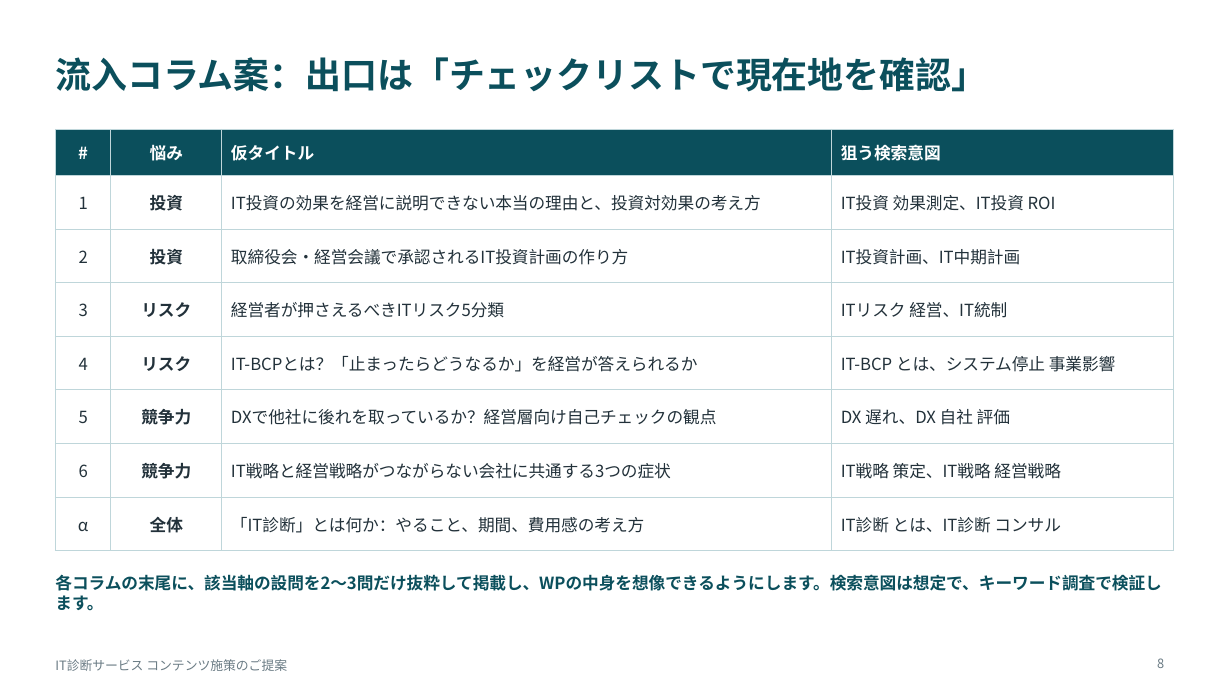
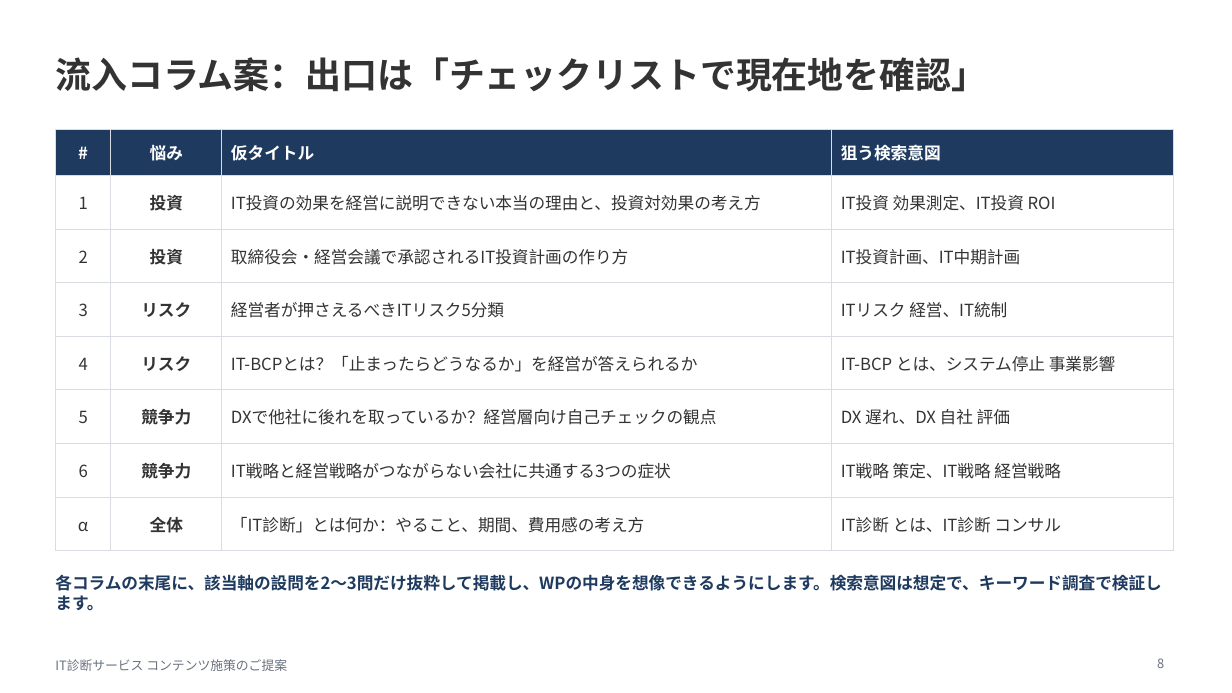
Before and after one commit to yozeki-sss/report, a slide deck: slide 8 of dbj_it_shindan_proposal.pptx. Drawn at 1232x693 pixels with LibreOffice and Linux fonts; fonts in the diff are those of the drawing. Boxes give left, top, right and bottom in pixels: in the first picture for what was removed or moved away, otherwise in the second. Text is boxed around its words. In the diff, an @@ line names an element or a change of style, - is before the commit and + after.

```diff
--- a/dbj_it_shindan_proposal.pptx
+++ b/dbj_it_shindan_proposal.pptx
@@ text "流入コラム案：出口は「チェックリストで現在地を確認」" at [55,57,987,92]: text colour #0B4F5C to #333333 @@
@@ table at [55,129,1174,537] @@
@@ fill #0B4F5C to #1F3A5F in row 1 @@
@@ text colour #22313A to #333333 @@
@@ borders changed @@
@@ text "各コラムの末尾に、該当軸の設問を2〜3問だけ抜粋して掲載し、WPの中身を想像できるようにします。検索意図は想定で、キーワ ..." at [55,574,1162,611]: text colour #0B4F5C to #1F3A5F @@
```
Also in this commit, not shown: 10 other slides changed, 2 other files.
